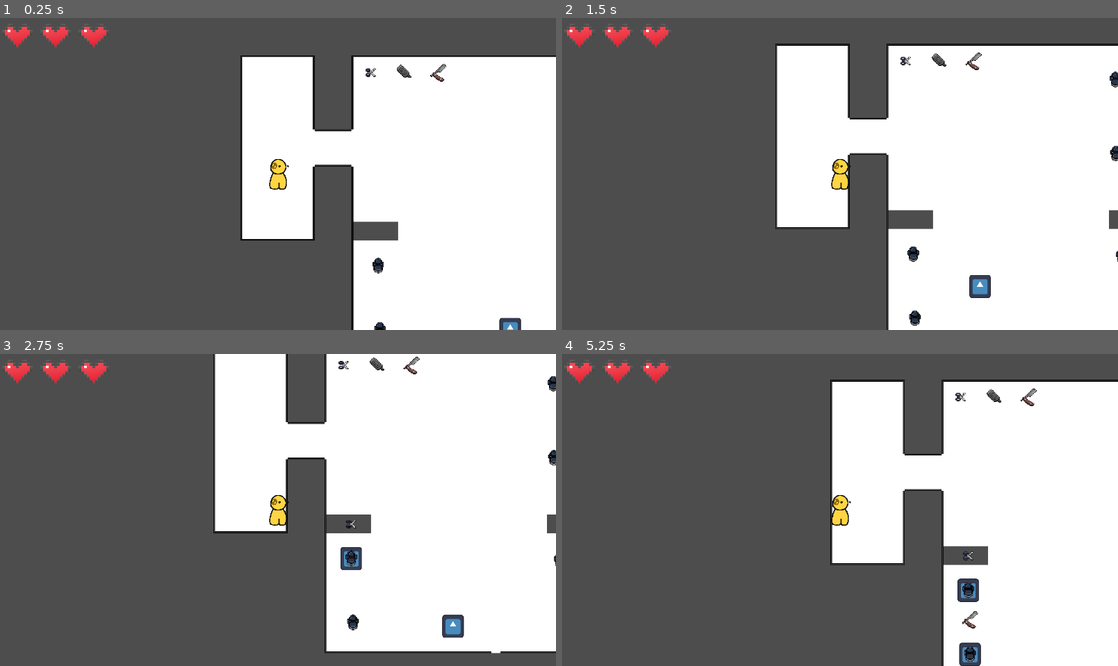
Above: before the commit, frames 1-4 (two rows, left to right).
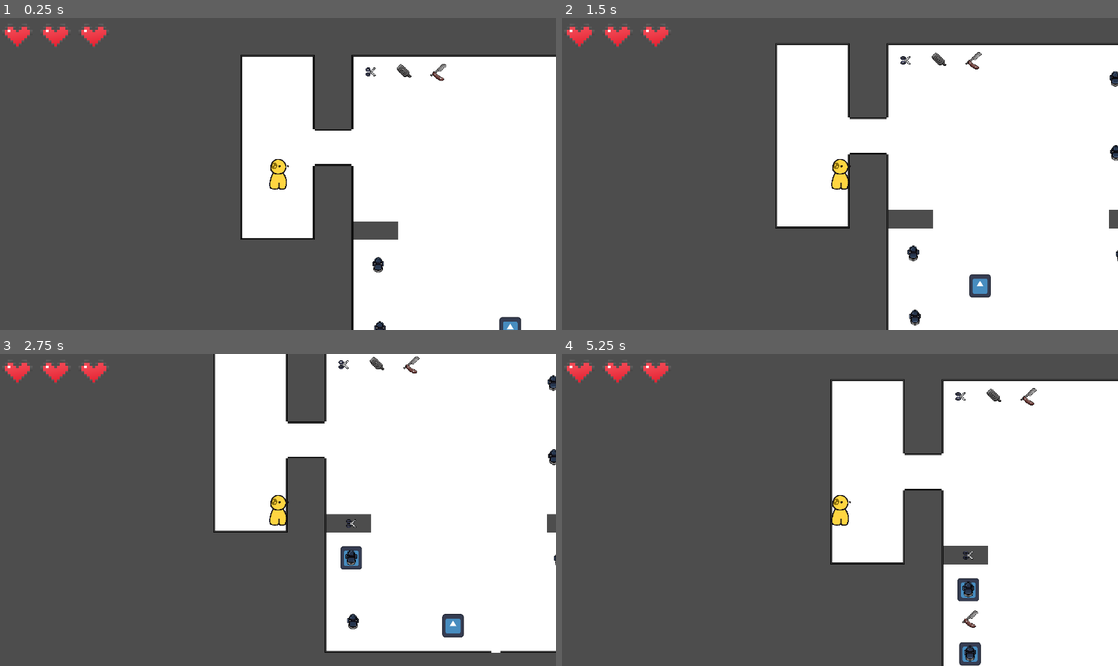
Above: after the commit, the same moments.

Repository: b0nnyy/BarberGame2D
Game: Godot game, scene res://Levels/d_level_salon_01.tscn
Same seed, same stepped clock (60 frames per second), same inputs: the game is played once before the commit and once after it. This scene is started directly instead of the project's main scene. The engine's default icon, where the game draws it, is replaced by a stand-in: a white triangle on a blue panel in a dark square.
Inputs:
- Up to frame 1 (0.25 s): no input
- Up to frame 2 (1.5 s): hold D (right) 0.53-1.28 s; hold E (Interact) 0.53-1.28 s; hold S (down) from 1.28 s (still down); tap E (Interact) at 1.35 s
- Up to frame 3 (2.75 s): release S (down) at 2.03 s; hold D (right) from 2.03 s (still down); hold E (Interact) from 2.03 s (still down)
- Up to frame 4 (5.25 s): release D (right) at 2.78 s; release E (Interact) at 2.78 s; hold W (up) 2.78-3.53 s; tap E (Interact) at 2.85, 4.35 s; hold E (Interact) 3.53-4.28 s; hold A (left) 3.53-5.03 s; tap Enter at 5 s; hold S (down) from 5.03 s (still down); hold E (Interact) from 5.03 s (still down)

The runs differ from the first frame. In frame 1, 0.8% of the frame differs, in the area x 43-100%, y 11-100%; in frame 2, 1.1%, in the area x 38-100%, y 8-99%; in frame 3, 1.1%; in frame 4, 1.0%.

Commit message:
Giving item to NPC system

Diff:
--- a/Characters/player.gd
+++ b/Characters/player.gd
@@ -23,23 +23,64 @@
 @onready var hand = $Hand
 @onready var interaction_zone = $InteractionZone
 
-var held_item = null # Tu będziemy przechowywać referencję do przedmiotu
+var held_item = null
 
 func _input(event):
-	if event.is_action_pressed("Interact"): # Zmień na swoją nazwę akcji
-		if held_item:
+	if event.is_action_pressed("use_item"):
+		attempt_pick_up()
+		var areas = interaction_zone.get_overlapping_areas()
+
+		var target = null
+
+		for area in areas:
+			if area.is_in_group("Interactable"):
+				target = area
+				break
+
+		if target:
+			# UŻYWANIE na kliencie
+			if held_item != null and target.has_method("take_item"):
+				target.take_item(held_item)
+			# PODNOSZENIE z ziemi
+			elif held_item == null and not target.has_method("take_item"):
+				pick_up_item(target)
+			# Jeśli trzymasz coś innego niż chce klient, nic się nie dzieje (i to jest ok)
+		elif held_item != null:
 			drop_item()
-		else:
-			attempt_pick_up()
+
 
 func attempt_pick_up():
-	# Pobieramy wszystkie Area2D w zasięgu gracza
 	var areas = interaction_zone.get_overlapping_areas()
+	var target = null
 
+	# Szukamy celu wśród wykrytych obszarów
 	for area in areas:
 		if area.is_in_group("Interactable"):
-			pick_up_item(area)
-			break # Podnosimy tylko pierwszy znaleziony przedmiot
+			var potential_target = null
+
+			if area.has_method("take_item"): # <-- Poprawione na method
+				potential_target = area
+			elif area.get_parent().has_method("take_item"): # <-- Poprawione na method
+				potential_target = area.get_parent()
+
+			if potential_target:
+				target = potential_target
+				break
+
+	# LOGIKA INTERAKCJI
+	if target:
+		# 1. Użycie przedmiotu na kliencie
+		if held_item != null and target.has_method("take_item"): # <-- Poprawione na method
+			print("Używam ", held_item.name, " na ", target.name)
+			target.take_item(held_item)
+
+		# 2. Podniesienie przedmiotu (jeśli nie jest klientem)
+		elif held_item == null and not target.has_method("take_item"): # <-- Poprawione na method
+			pick_up_item(target)
+
+	# 3. Odłożenie przedmiotu, jeśli klikasz w puste miejsce
+	elif held_item != null:
+		drop_item()
 
 func pick_up_item(item):
 	held_item = item
--- a/Levels/customer_spawn.gd
+++ b/Levels/customer_spawn.gd
@@ -6,6 +6,8 @@
 @export var spawn_interval: float = 1.0
 
 var last_service: String = ""
+
+
 
 func _ready():
 	randomize()
@@ -31,6 +33,7 @@
 	var customer = customer_scene.instantiate()
 	get_parent().add_child(customer)
 	customer.global_position = spawn_point.global_position
+	customer.exit_position = spawn_point.global_position
 
 	var new_service = get_random_service()
 	customer.set_requested_service(new_service)
--- a/Levels/d_customer.gd
+++ b/Levels/d_customer.gd
@@ -1,7 +1,7 @@
 extends CharacterBody2D
 
 @export var speed: float = 100.0
-
+@export var clicks_required: int = 3
 @export var haircut_icon: Texture2D
 @export var beard_icon: Texture2D
 @export var wash_icon: Texture2D
@@ -17,10 +17,14 @@
 var target_seat = null
 var target_position: Vector2
 var has_target: bool = false
-
+var exit_position: Vector2
 var requested_service: String = ""
+var current_work_progress: int = 0
 
 @onready var request_icon = $RequestIcon
+
+
+
 
 func _ready():
 	request_icon.visible = false
@@ -37,7 +41,11 @@
 
 func _physics_process(_delta):
 	if current_state == CustomerState.WALKING and has_target:
-		move_to_seat()
+		var direction = target_position - global_position
+		if direction.length() < 10 and target_position == exit_position:
+			queue_free()
+		else:
+			move_to_seat()
 
 func move_to_seat():
 	var direction = target_position - global_position
@@ -68,3 +76,65 @@
 		request_icon.texture = wash_icon
 
 	request_icon.visible = true
+
+
+
+func take_item(incoming_item):
+	# Reagujemy tylko jeśli klient czeka na fotelu
+	if current_state != CustomerState.WAITING:
+		return
+
+	var item_name = incoming_item.name.to_lower()
+
+	# Sprawdzanie czy narzędzie pasuje do chęci klienta
+	var can_work = false
+	if requested_service == "haircut" and item_name.contains("nozyczki"):
+		can_work = true
+	elif requested_service == "beard" and (item_name.contains("brzytwa") or item_name.contains("golarka")):
+		can_work = true
+	elif requested_service == "wash":
+		can_work = true # Tu dodasz np. szampon
+
+	if can_work:
+		perform_work_step()
+	else:
+		print("To nie to narzędzie! Klient chce: ", requested_service)
+
+func perform_work_step():
+	current_work_progress += 1
+	print("Praca w toku: ", current_work_progress, "/", clicks_required)
+
+	# Efekt wizualny kliknięcia (opcjonalne)
+	var t = create_tween()
+	t.tween_property(request_icon, "modulate", Color.GREEN, 0.1)
+	t.tween_property(request_icon, "modulate", Color.WHITE, 0.1)
+
+	if current_work_progress >= clicks_required:
+		finish_and_leave()
+
+func finish_and_leave():
+	print("Usługa zakończona!")
+	current_work_progress = 0
+	request_icon.visible = false
+
+	# Zwolnienie fotela
+	if target_seat:
+		target_seat.release()
+
+	# Powrót do wyjścia
+	current_state = CustomerState.WALKING
+	target_position = exit_position
+	has_target = true
+
+func complete_service():
+	print("Klient: Dziękuję! Do widzenia.")
+	request_icon.visible = false
+
+
+	if target_seat and target_seat.has_method("release"):
+		target_seat.release()
+
+
+	current_state = CustomerState.WALKING
+	target_position = exit_position
+	has_target = true
--- a/Levels/d_customer.tscn
+++ b/Levels/d_customer.tscn
@@ -8,6 +8,10 @@
 
 [sub_resource type="CapsuleShape2D" id="CapsuleShape2D_453eh"]
 radius = 18.0
+height = 78.0
+
+[sub_resource type="CapsuleShape2D" id="CapsuleShape2D_0tahi"]
+radius = 19.0
 height = 78.0
 
 [node name="Customer" type="CharacterBody2D" unique_id=4736501]
@@ -27,3 +31,11 @@
 
 [node name="CollisionShape2D" type="CollisionShape2D" parent="." unique_id=1269247081]
 shape = SubResource("CapsuleShape2D_453eh")
+
+[node name="ItemSlot" type="Marker2D" parent="." unique_id=425182007]
+position = Vector2(0, -48)
+
+[node name="Area2D" type="Area2D" parent="." unique_id=1036294321 groups=["Interactable"]]
+
+[node name="CollisionShape2D" type="CollisionShape2D" parent="Area2D" unique_id=444727056]
+shape = SubResource("CapsuleShape2D_0tahi")
--- a/Levels/d_level_salon_01.tscn
+++ b/Levels/d_level_salon_01.tscn
@@ -164,14 +164,14 @@
 [node name="SeatStation" parent="Seats" unique_id=1651440859 instance=ExtResource("2_glbnf")]
 position = Vector2(558, 764)
 
-[node name="Player" parent="." unique_id=1059542811 instance=ExtResource("5_ucvr3")]
-position = Vector2(385, 605)
+[node name="Player" parent="." unique_id=1059542811 groups=["Interactable"] instance=ExtResource("5_ucvr3")]
+position = Vector2(385, 606)
 
 [node name="RemoteTransform2D" type="RemoteTransform2D" parent="Player" unique_id=1294629052]
 remote_path = NodePath("../../Camera2D2")
 
 [node name="Camera2D2" type="Camera2D" parent="." unique_id=999227116]
-position = Vector2(385, 605)
+position = Vector2(385, 606)
 zoom = Vector2(0.5, 0.5)
 
 [node name="Nozyczki" parent="." unique_id=1586529084 instance=ExtResource("6_fms76")]
--- a/Levels/d_seat_station.gd
+++ b/Levels/d_seat_station.gd
@@ -7,6 +7,7 @@
 	is_occupied = true
 	assigned_customer = customer
 
-func free_seat():
+func release():
 	is_occupied = false
 	assigned_customer = null
+	print("Fotel ", name, " jest teraz wolny.")
--- a/project.godot
+++ b/project.godot
@@ -54,6 +54,12 @@
 , Object(InputEventJoypadButton,"resource_local_to_scene":false,"resource_name":"","device":-1,"button_index":2,"pressure":0.0,"pressed":true,"script":null)
 ]
 }
+use_item={
+"deadzone": 0.2,
+"events": [Object(InputEventKey,"resource_local_to_scene":false,"resource_name":"","device":-1,"window_id":0,"alt_pressed":false,"shift_pressed":false,"ctrl_pressed":false,"meta_pressed":false,"pressed":false,"keycode":0,"physical_keycode":69,"key_label":0,"unicode":101,"location":0,"echo":false,"script":null)
+, Object(InputEventJoypadButton,"resource_local_to_scene":false,"resource_name":"","device":-1,"button_index":2,"pressure":0.0,"pressed":true,"script":null)
+]
+}
 
 [physics]
 
